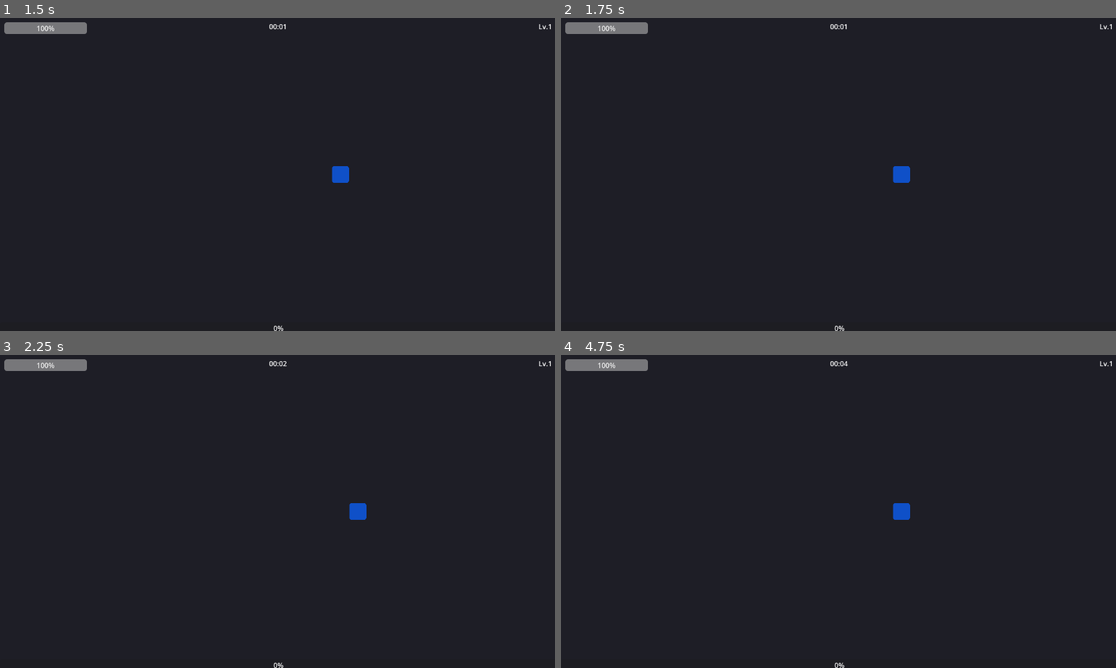
Above: before the commit, frames 1-4 (two rows, left to right).
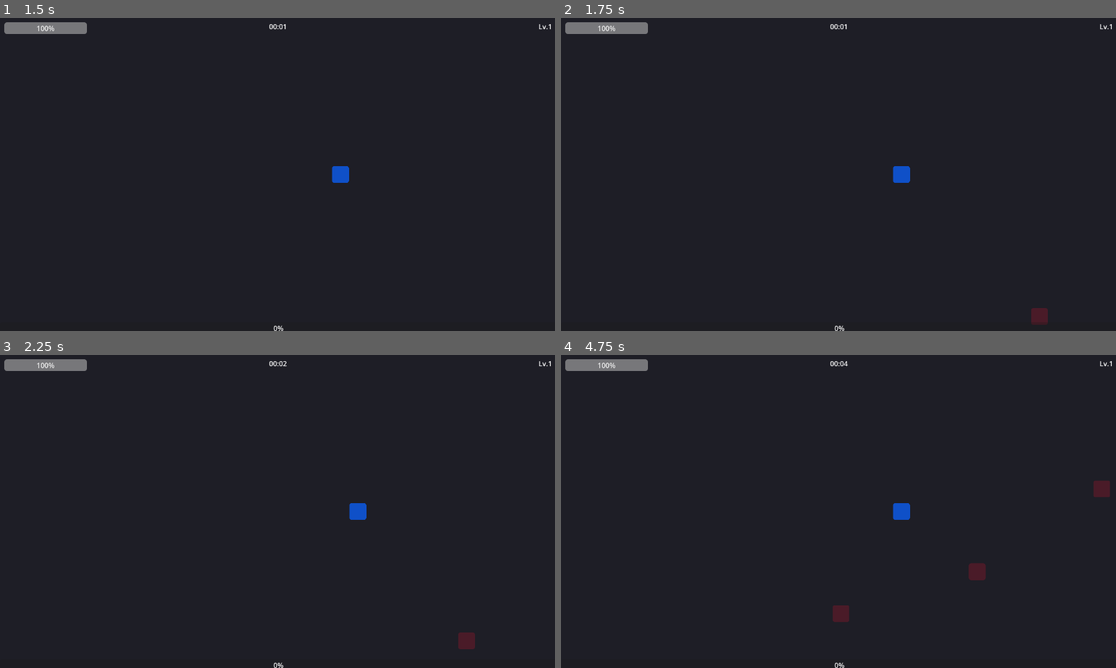
Above: after the commit, the same moments.

Repository: finaljoke/game-vsl
Game: Godot game, scene res://scenes/main/main.tscn
Two runs of this game, one before a commit and one after it. Both use one fixed random seed, a clock stepped at 60 frames per second and the inputs below.
Inputs (mouse positions are in pixels of both pictures, inside the frame that each line leads up to):
- Up to frame 1 (1.5 s): tap Enter at 0.5 s; move the mouse to (399, 158) at 0.52 s; hold D (move_right) 0.53-1.25 s; click (399, 158) at 0.67 s; drag from (166, 190) to (338, 174) at 1.27 s
- Up to frame 2 (1.75 s): no input
- Up to frame 3 (2.25 s): move the mouse to (333, 442) at 2.02 s; hold D (move_right) from 2.03 s (still down)
- Up to frame 4 (4.75 s): release D (move_right) at 2.75 s; drag from (810, 574) to (672, 464) at 2.77 s; move the mouse to (1005, 558) at 3.52 s; hold A (move_left) 3.53-4.25 s; drag from (672, 464) to (899, 511) at 4.27 s

Frame 1 is identical in both runs. In frame 2, 0.2% of the frame differs, in the area x 84-88%, y 92-98%; in frame 3, 0.2%; in frame 4, 0.5%, in the area x 48-99%, y 40-86%.

Commit message:
fix: resolve runtime bugs blocking core game loop
- enemy_spawner: spawn inside arena (was outside walls, blocked by collision)
- knife_projectile: use _physics_process + get_overlapping_bodies() for reliable hits
- knife/orb/explosion_weapon: add super._ready() so WeaponBase sets _player ref
- player: remove Enemy type cast to duck typing (avoids class resolution order issue)
- explosion: same duck typing fix for enemy.take_damage call

Co-Authored-By: Claude Sonnet 4.6 <noreply@anthropic.com>

Diff:
--- a/scenes/enemies/enemy_spawner.gd
+++ b/scenes/enemies/enemy_spawner.gd
@@ -48,7 +48,7 @@
 
 func _random_edge_pos() -> Vector2:
 	match randi() % 4:
-		0: return Vector2(randf_range(0.0, ARENA_W), -SPAWN_MARGIN)
-		1: return Vector2(randf_range(0.0, ARENA_W), ARENA_H + SPAWN_MARGIN)
-		2: return Vector2(-SPAWN_MARGIN, randf_range(0.0, ARENA_H))
-		_: return Vector2(ARENA_W + SPAWN_MARGIN, randf_range(0.0, ARENA_H))
+		0: return Vector2(randf_range(SPAWN_MARGIN, ARENA_W - SPAWN_MARGIN), SPAWN_MARGIN)
+		1: return Vector2(randf_range(SPAWN_MARGIN, ARENA_W - SPAWN_MARGIN), ARENA_H - SPAWN_MARGIN)
+		2: return Vector2(SPAWN_MARGIN, randf_range(SPAWN_MARGIN, ARENA_H - SPAWN_MARGIN))
+		_: return Vector2(ARENA_W - SPAWN_MARGIN, randf_range(SPAWN_MARGIN, ARENA_H - SPAWN_MARGIN))
--- a/scenes/player/player.gd
+++ b/scenes/player/player.gd
@@ -25,7 +25,7 @@
 func _check_contact_damage(delta: float) -> void:
 	for body in hurt_box.get_overlapping_bodies():
 		if body.is_in_group("enemies"):
-			take_damage((body as Enemy).CONTACT_DAMAGE * delta)
+			take_damage(body.CONTACT_DAMAGE * delta)
 			break
 
 func take_damage(amount: float) -> void:
--- a/scenes/weapons/explosion/explosion.gd
+++ b/scenes/weapons/explosion/explosion.gd
@@ -20,4 +20,4 @@
 func _apply_damage() -> void:
 	for enemy in get_tree().get_nodes_in_group("enemies"):
 		if global_position.distance_to((enemy as Node2D).global_position) <= RADIUS:
-			(enemy as Enemy).take_damage(DAMAGE)
+			enemy.take_damage(DAMAGE)
--- a/scenes/weapons/explosion/explosion_weapon.gd
+++ b/scenes/weapons/explosion/explosion_weapon.gd
@@ -5,6 +5,7 @@
 const EXPLOSION_SCENE = preload("res://scenes/weapons/explosion/explosion.tscn")
 
 func _ready() -> void:
+	super._ready()
 	cooldown = 3.0
 
 func attack() -> void:
--- a/scenes/weapons/knife/knife_projectile.gd
+++ b/scenes/weapons/knife/knife_projectile.gd
@@ -7,17 +7,19 @@
 
 var direction: Vector2 = Vector2.RIGHT
 var _age: float = 0.0
+var _hit: bool = false
 
-func _ready() -> void:
-	body_entered.connect(_on_body_entered)
-
-func _process(delta: float) -> void:
+func _physics_process(delta: float) -> void:
+	if _hit:
+		return
 	global_position += direction * SPEED * delta
 	_age += delta
 	if _age >= LIFETIME:
 		queue_free()
-
-func _on_body_entered(body: Node) -> void:
-	if body.is_in_group("enemies"):
-		(body as Enemy).take_damage(DAMAGE)
-		queue_free()
+		return
+	for body in get_overlapping_bodies():
+		if body.is_in_group("enemies"):
+			_hit = true
+			body.take_damage(DAMAGE)
+			queue_free()
+			return
--- a/scenes/weapons/knife/knife_weapon.gd
+++ b/scenes/weapons/knife/knife_weapon.gd
@@ -5,6 +5,7 @@
 const PROJECTILE_SCENE = preload("res://scenes/weapons/knife/knife_projectile.tscn")
 
 func _ready() -> void:
+	super._ready()
 	cooldown = 1.0
 
 func attack() -> void:
--- a/scenes/weapons/orb/orb_weapon.gd
+++ b/scenes/weapons/orb/orb_weapon.gd
@@ -6,6 +6,7 @@
 const NUM_ORBS: int = 2
 
 func _ready() -> void:
+	super._ready()
 	cooldown = 9999.0
 	for i in range(NUM_ORBS):
 		var orb := ORB_SCENE.instantiate()
